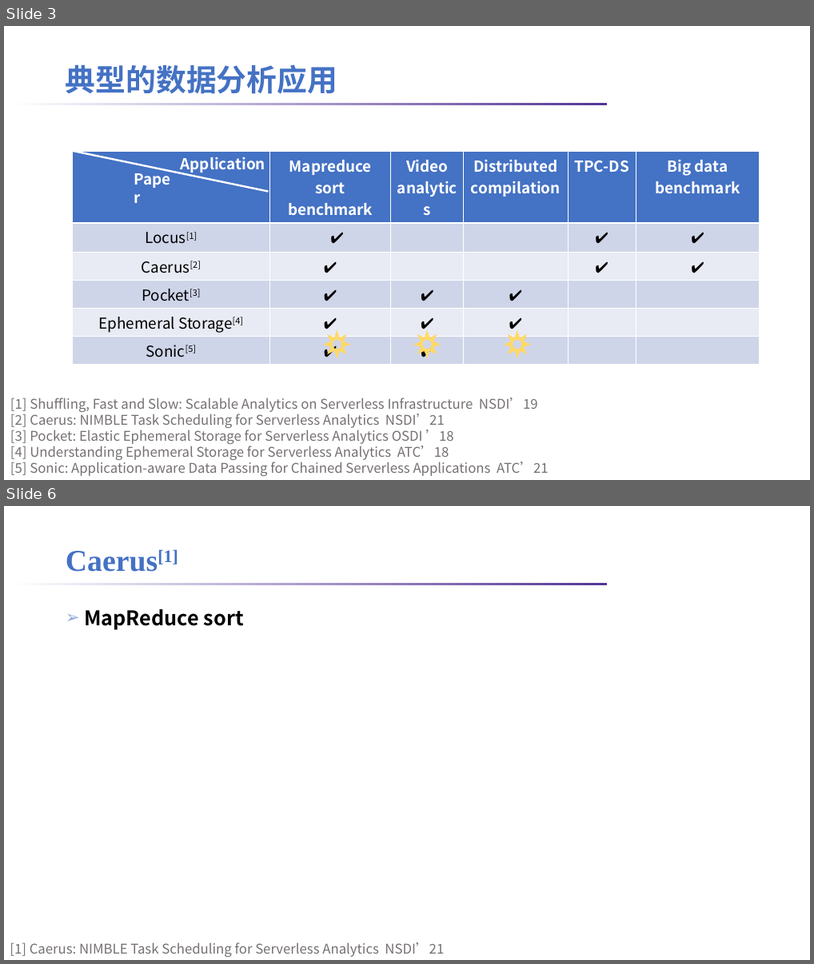
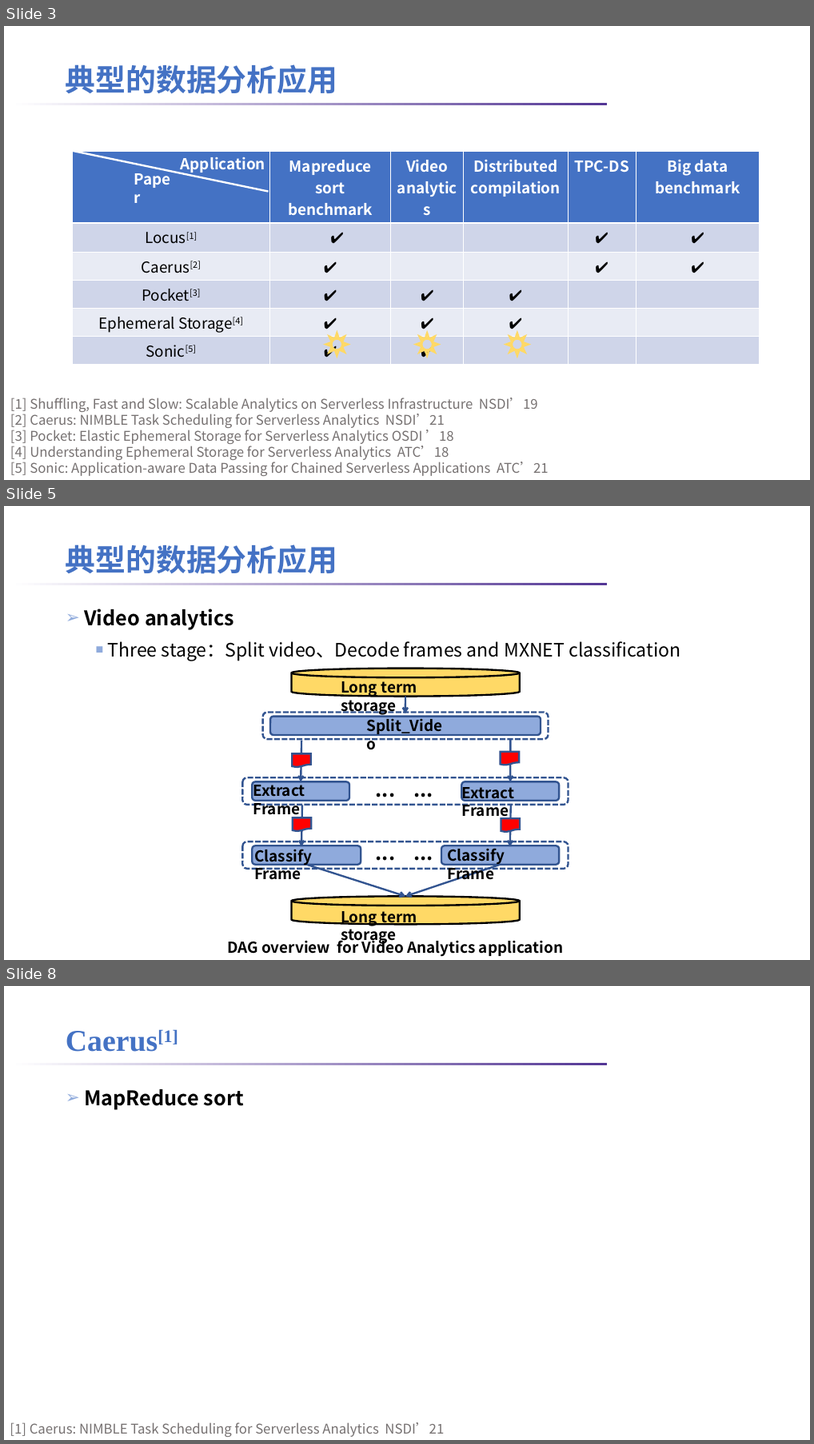
Before and after one commit to lt2000/ADSL, a slide deck: meeting/数据分析应用的数据特征.pptx. Shown one above the other, each under a label of ours: slides 3 and 6 before the commit, slides 3, 5 and 8 after it; the slides between them are not shown. The pictures are 814x964 and 814x1444 pixels, drawn with LibreOffice and Linux fonts; fonts in the diff are those of the drawing; background and template pictures are left out. Boxes give left, top, right and bottom in pixels: in the first picture for what was removed or moved away, otherwise in the second. Text is boxed around its words. In the diff, an @@ line names an element or a change of style, - is before the commit and + after.

```diff
--- a/meeting/数据分析应用的数据特征.pptx
+++ b/meeting/数据分析应用的数据特征.pptx
@@ slide 5 added at <box>4,506,810,960</box>, background #FFFFFF; not listed: 1 template element that a slide beside it also shows @@
@@ title added at <box>66,544,338,574</box>, 36 pt, text #4472C4, bold @@
+典型的数据分析应用
@@ text added at <box>84,608,681,660</box>, 22 pt, text #000000 @@
+➢ Video analytics
+  ■ Three stage：Split video、Decode frames and MXNET classification
@@ cylinder added at <box>291,668,519,696</box>, fill #FFD966, outline #000000 2.25 pt @@
@@ text added at <box>341,677,418,716</box>, 18 pt, text #000000, bold @@
+Long term storage
@@ arrow added from (406, 696) to (406, 713), #325491 2.25 pt @@
@@ rounded rectangle added at <box>263,712,549,740</box>, outline #325491 2.25 pt dashed @@
@@ rounded rectangle added at <box>270,716,541,735</box>, fill #8FAADC, outline #325491 2.25 pt @@
@@ text added at <box>362,716,443,953</box>, 18 pt, text #000000, bold @@
+Split_Video
@@ arrow added from (302, 740) to (301, 782), #325491 2.25 pt @@
@@ arrow added from (511, 740) to (511, 782), #325491 2.25 pt @@
@@ flow chart document added at <box>293,753,311,767</box>, fill #FF0000, outline #325491 2.25 pt @@
@@ flow chart document added at <box>501,752,519,765</box>, fill #FF0000, outline #325491 2.25 pt @@
@@ rounded rectangle added at <box>243,778,569,805</box>, outline #325491 2.25 pt dashed @@
@@ rounded rectangle added at <box>252,782,350,800</box>, fill #8FAADC, outline #325491 2.25 pt @@
@@ text added at <box>254,780,306,818</box>, 18 pt, text #000000, bold @@
+Extract Frame
@@ text added at <box>370,774,442,804</box>, 24 pt, text #000000, bold @@
+... ...
@@ rounded rectangle added at <box>462,782,559,800</box>, fill #8FAADC, outline #325491 2.25 pt @@
@@ text added at <box>462,782,514,820</box>, 18 pt, text #000000, bold @@
+Extract Frame
@@ flow chart document added at <box>293,817,311,831</box>, fill #FF0000, outline #325491 2.25 pt @@
@@ arrow added from (302, 805) to (302, 846), #325491 2.25 pt @@
@@ arrow added from (511, 805) to (510, 846), #325491 2.25 pt @@
@@ rounded rectangle added at <box>243,841,569,868</box>, outline #325491 2.25 pt dashed @@
@@ text added at <box>370,837,442,867</box>, 24 pt, text #000000, bold @@
+... ...
@@ flow chart document added at <box>502,818,520,832</box>, fill #FF0000, outline #325491 2.25 pt @@
@@ rounded rectangle added at <box>252,845,361,864</box>, fill #8FAADC, outline #325491 2.25 pt @@
@@ text added at <box>254,845,312,880</box>, 18 pt, text #000000, bold @@
+Classify Frame
@@ arrow added from (306, 864) to (406, 896), #325491 2.25 pt @@
@@ arrow added from (501, 864) to (406, 896), #325491 2.25 pt @@
@@ rounded rectangle added at <box>442,845,560,864</box>, fill #8FAADC, outline #325491 2.25 pt @@
@@ text added at <box>447,845,505,883</box>, 18 pt, text #000000, bold @@
+Classify Frame
@@ cylinder added at <box>291,896,519,924</box>, fill #FFD966, outline #000000 2.25 pt @@
@@ text added at <box>341,911,418,944</box>, 18 pt, text #000000, bold @@
+Long term storage
@@ text added at <box>227,937,563,956</box>, 18 pt, text #000000, bold @@
+DAG overview for Video Analytics application
@@ what was slide 6 is now slide 8 @@
```
Also in this commit, not shown: 3 slides changed, 1 other slide added, 2 other files.
